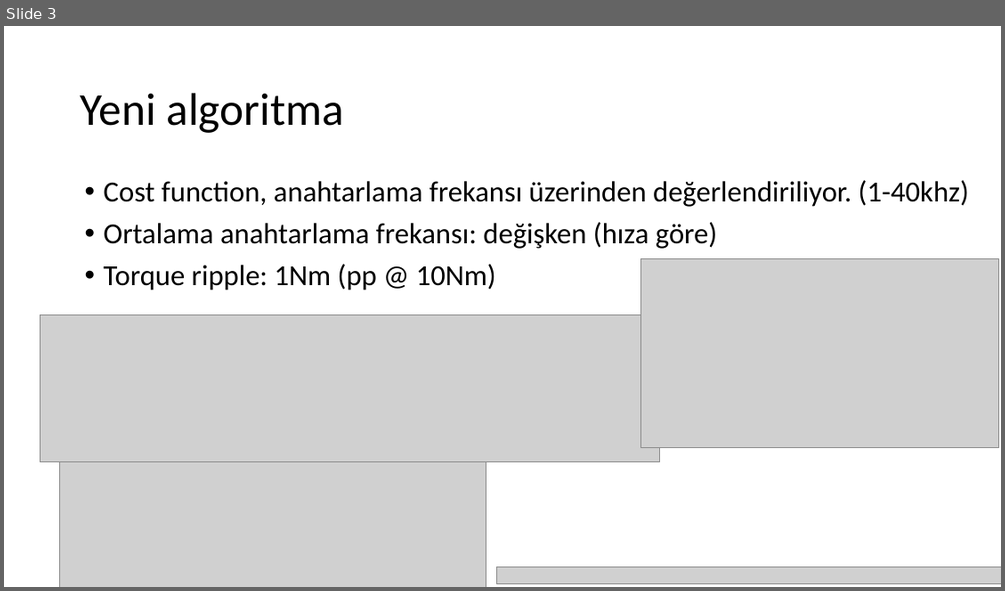
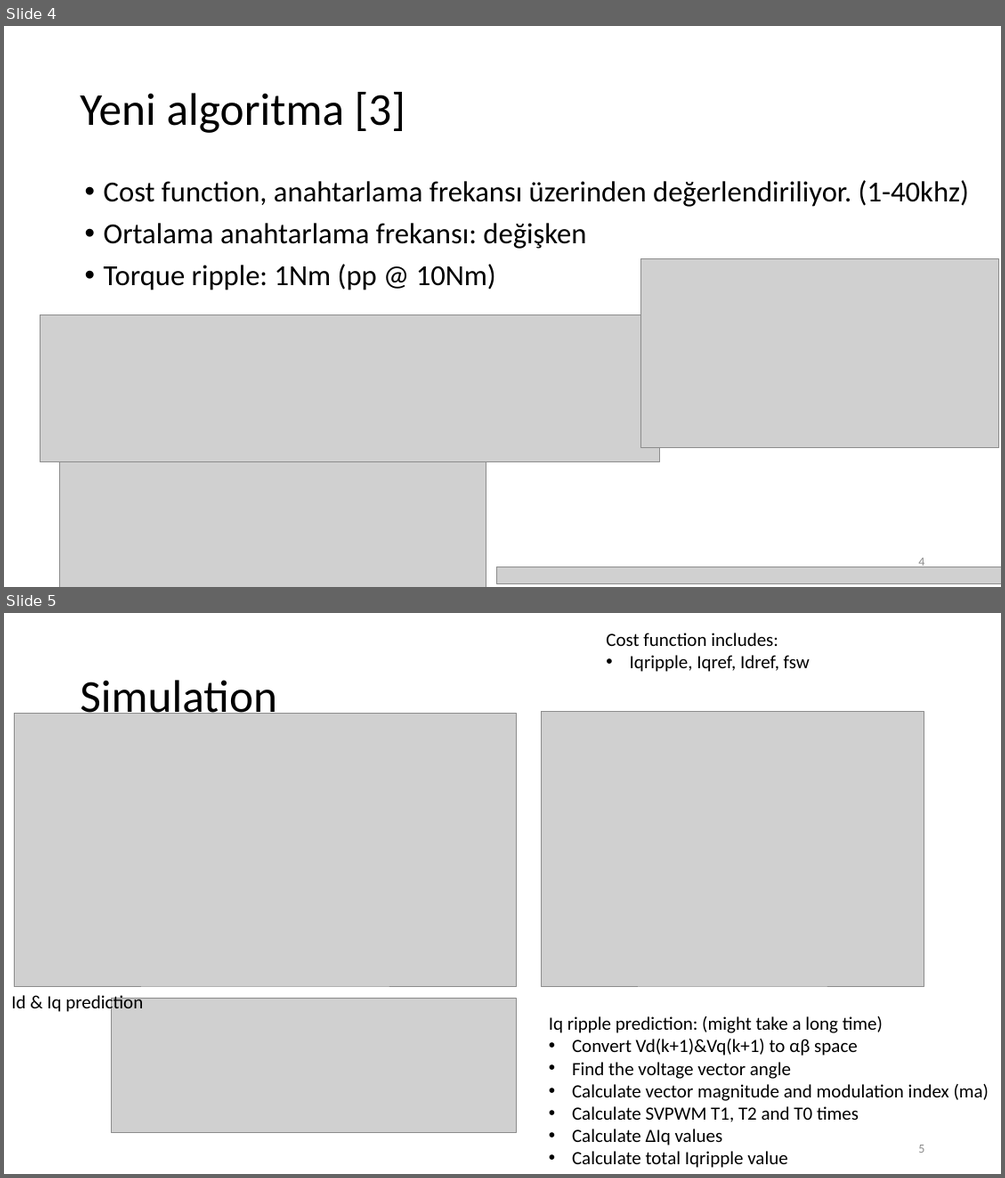
Before and after one commit to hakansrc/fault_tolerant_drives, a slide deck: Simulation/MPC/Sunumlar/MPC_sunum_week35.pptx. Shown one above the other, each under a label of ours: slide 3 before the commit, slides 4 and 5 after it. The pictures are 1005x591 and 1005x1178 pixels, drawn with LibreOffice and Linux fonts; fonts in the diff are those of the drawing; grey boxes stand for pictures. Boxes give left, top, right and bottom in pixels: in the first picture for what was removed or moved away, otherwise in the second. Text is boxed around its words. In the diff, an @@ line names an element or a change of style, - is before the commit and + after.

Commit message:
presentation for weekly meeting and the simulation results are added

```diff
--- a/Simulation/MPC/Sunumlar/MPC_sunum_week35.pptx
+++ b/Simulation/MPC/Sunumlar/MPC_sunum_week35.pptx
@@ slide 5 added at <box>4,613,1001,1174</box>, background #FFFFFF @@
@@ text added at <box>606,633,809,672</box>, 18 pt, text #000000 @@
+Cost function includes:
+• Iqripple, Iqref, Idref, fsw
@@ title added at <box>80,680,277,722</box>, 44 pt, text #000000 @@
+Simulation
@@ picture added at <box>15,714,517,986</box> @@
@@ picture added at <box>542,712,923,986</box> @@
@@ text added at <box>11,995,143,1013</box>, 18 pt, text #000000 @@
+Id & Iq prediction
@@ picture added at <box>112,997,517,1132</box> @@
@@ text added at <box>549,1016,989,1167</box>, 18 pt, text #000000 @@
+Iq ripple prediction: (might take a long time)
+• Convert Vd(k+1)&Vq(k+1) to αβ space
+• Find the voltage vector angle
+• Calculate vector magnitude and modulation index (ma)
+• Calculate SVPWM T1, T2 and T0 times
+• Calculate ΔIq values
+• Calculate total Iqripple value
@@ page number added at <box>918,1144,924,1152</box>, 12 pt, text #8C8C8C @@
+5
@@ what was slide 3 is now slide 4 @@
@@ slide 4 changed as well @@
@@ title at <box>80,92,405,133</box>: text changed @@
-Yeni algoritma
+Yeni algoritma [3]
@@ text at <box>104,223,586,248</box>: text changed @@
-• Ortalama anahtarlama frekansı: değişken (hıza göre)
+• Ortalama anahtarlama frekansı: değişken
@@ page number added at <box>918,557,924,567</box>, 12 pt, text #8C8C8C @@
+4
```
Also in this commit, not shown: 2 other slides changed, 14 other slides added, 2 slides removed, 9 other files.
